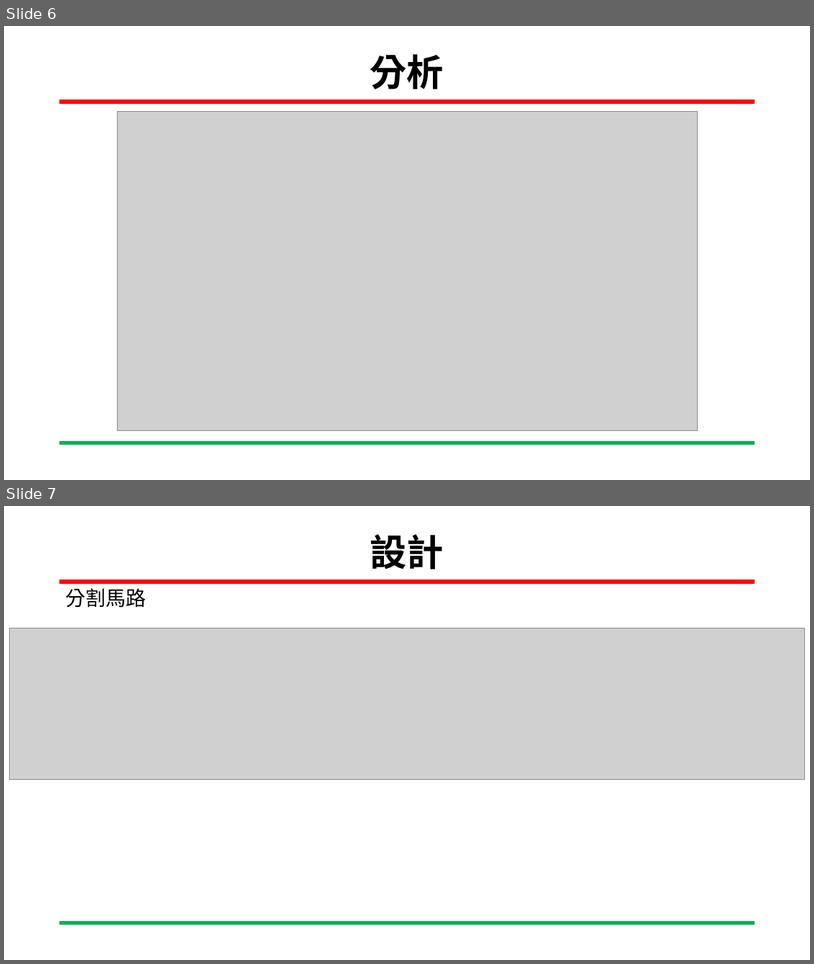
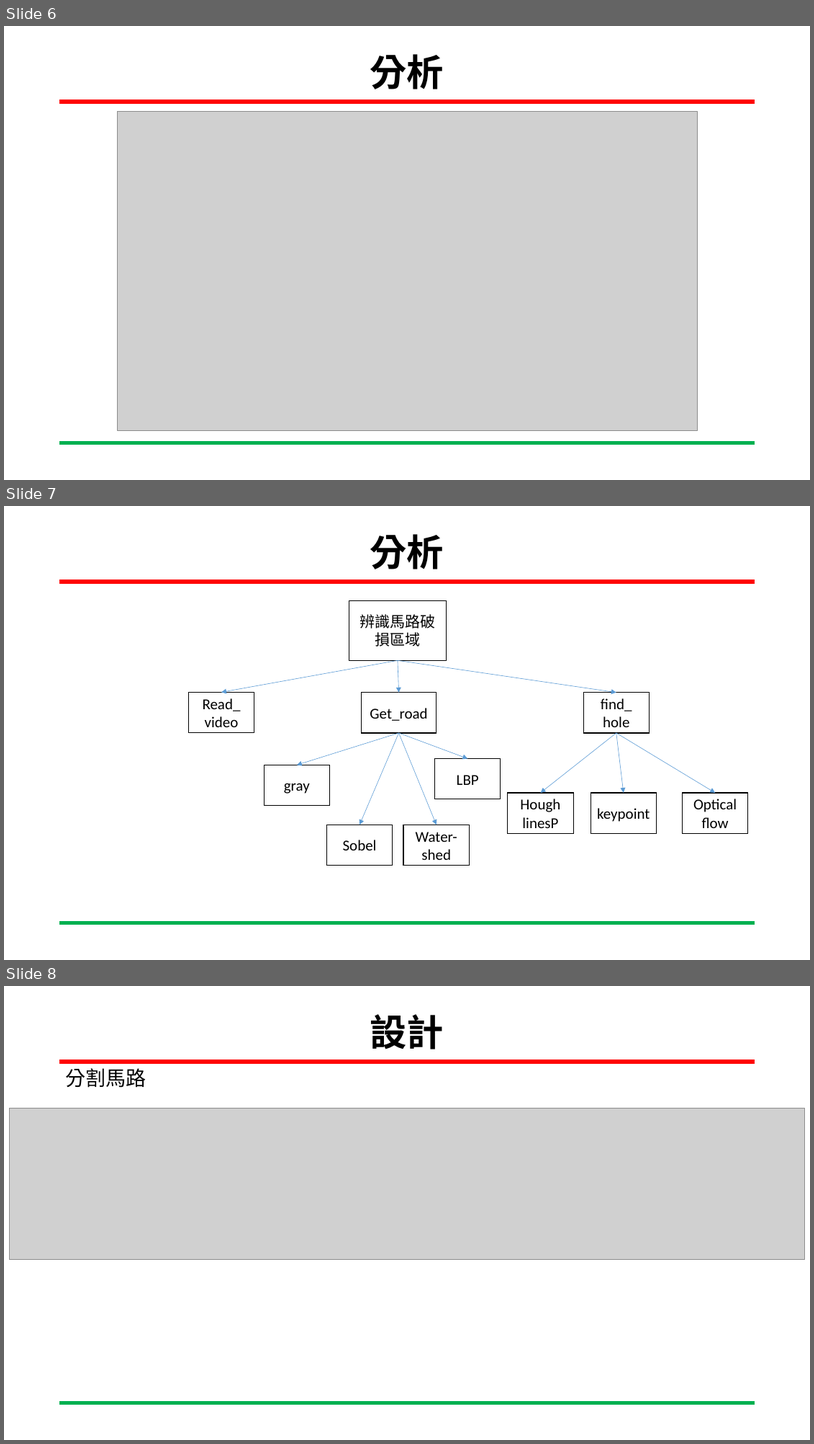
Before and after one commit to Sapphire1002/Embbeded, a slide deck: 期中報告_v2.pptx. Shown one above the other, each under a label of ours: slides 6 and 7 before the commit, slides 6, 7 and 8 after it. The pictures are 814x964 and 814x1444 pixels, drawn with LibreOffice and Linux fonts; fonts in the diff are those of the drawing; grey boxes stand for pictures; background and template pictures are left out. Boxes give left, top, right and bottom in pixels: in the first picture for what was removed or moved away, otherwise in the second. Text is boxed around its words. In the diff, an @@ line names an element or a change of style, - is before the commit and + after.

Commit message:
Embedded

```diff
--- a/期中報告_v2.pptx
+++ b/期中報告_v2.pptx
@@ slide 7 added at box(4, 506, 810, 960), background #FFFFFF; not listed: 2 template elements that a slide beside it also shows @@
@@ title added at box(370, 534, 445, 569), 44 pt, text #000000, bold @@
+分析
@@ rectangle added at box(350, 600, 446, 660), fill #FFFFFF, outline #000000 1 pt, 18 pt, text #000000 @@
+辨識馬路破損區域
@@ arrow added from (398, 660) to (221, 692), #5B9BD5 0.5 pt @@
@@ arrow added from (398, 660) to (399, 692), #5B9BD5 0.5 pt @@
@@ arrow added from (398, 660) to (617, 692), #5B9BD5 0.5 pt @@
@@ rectangle added at box(188, 692, 255, 733), fill #FFFFFF, outline #000000 1 pt, 18 pt, text #000000 @@
+Read_
+video
@@ rectangle added at box(362, 692, 437, 733), fill #FFFFFF, outline #000000 1 pt, 18 pt, text #000000 @@
+Get_road
@@ rectangle added at box(584, 692, 650, 733), fill #FFFFFF, outline #000000 1 pt, 18 pt, text #000000 @@
+find_
+hole
@@ arrow added from (399, 733) to (297, 765), #5B9BD5 0.5 pt @@
@@ arrow added from (399, 733) to (360, 825), #5B9BD5 0.5 pt @@
@@ arrow added from (399, 733) to (468, 758), #5B9BD5 0.5 pt @@
@@ arrow added from (399, 733) to (437, 825), #5B9BD5 0.5 pt @@
@@ arrow added from (617, 733) to (541, 793), #5B9BD5 0.5 pt @@
@@ arrow added from (617, 733) to (624, 793), #5B9BD5 0.5 pt @@
@@ arrow added from (617, 733) to (715, 793), #5B9BD5 0.5 pt @@
@@ rectangle added at box(435, 758, 502, 799), fill #FFFFFF, outline #000000 1 pt, 18 pt, text #000000 @@
+LBP
@@ rectangle added at box(264, 765, 330, 806), fill #FFFFFF, outline #000000 1 pt, 18 pt, text #000000 @@
+gray
@@ rectangle added at box(508, 793, 574, 834), fill #FFFFFF, outline #000000 1 pt, 18 pt, text #000000 @@
+Hough
+linesP
@@ rectangle added at box(591, 793, 657, 834), fill #FFFFFF, outline #000000 1 pt, 18 pt, text #000000 @@
+keypoint
@@ rectangle added at box(683, 793, 748, 834), fill #FFFFFF, outline #000000 1 pt, 18 pt, text #000000 @@
+Optical flow
@@ rectangle added at box(327, 825, 393, 865), fill #FFFFFF, outline #000000 1 pt, 18 pt, text #000000 @@
+Sobel
@@ rectangle added at box(404, 825, 470, 865), fill #FFFFFF, outline #000000 1 pt, 18 pt, text #000000 @@
+Water-shed
@@ what was slide 7 is now slide 8 @@
```
